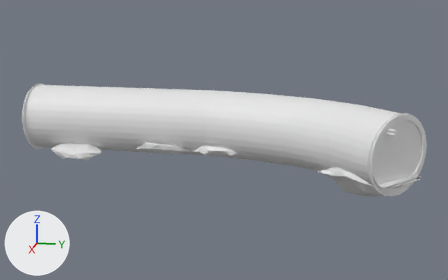
One commit to the FBX model Aeon/Assets/Lewis' Assets/FBX/Tunnel.fbx: the scene before it, then after it.
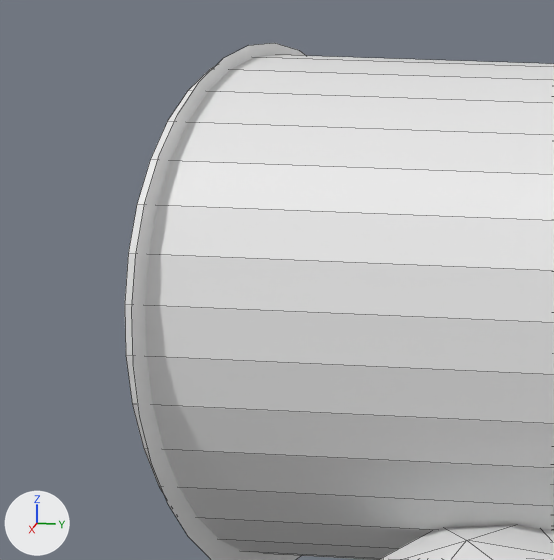
The first picture shows the older version from a 50 mm camera at (179.5, 68.1, 49.8) aimed at (11.1, 34.4, 7.7). The close-ups show both versions on the part from 1% to 17% of the width and 28% to 53% of the height of that picture; other places that the commit changed are outside them. The lights are fixed; the arrows at lower left show +X, +Y and +Z. The close-ups show mesh edges as thin lines. Where no turn or scale is listed for an object, it has been applied to the vertices. Vertices at the same position are counted once.
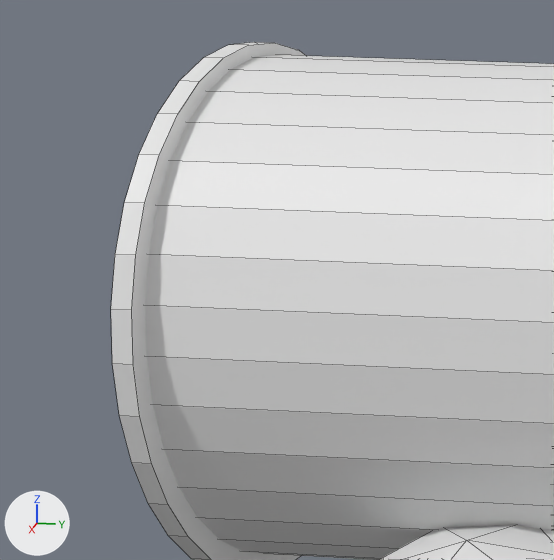
Location of each change, [x1, y1, x2, y2] in pixels of the close-ups (554 x 560 px):
'Circle.001', reshaped
    before: [132, 43, 306, 560]
    after: [111, 42, 306, 560]

Edits to the bpy script that builds the scene:
```text
Change me_circle_001:
    used by ob_circle_001; location = (0.38, -27.58, 9.92)
    remove me_circle_001.from_pydata(...)  # 32 vertices, 1 face; spans x -10.5..10.5, y 0.0, z -10.5..10.5
    add me_circle_001.from_pydata(...)  # 64 vertices, 34 faces; spans x -10.5..10.5, y -0.9..0.0, z -10.5..10.5
    me_circle_001 part 1
    1 face is deleted
    2 vertices are added at (-2.1, -0.8, 10.3), (-2.1, -0.8, -10.3)
    17 new vertices lie (0.0, -0.8, 0.0) away from vertices in x -10.5..2.0, y 0.0, z -10.5..10.5
    13 new vertices lie (0.0, -0.9, 0.0) away from vertices in x 4.0..10.5, y 0.0, z -9.7..9.7
    34 new faces join them
```
